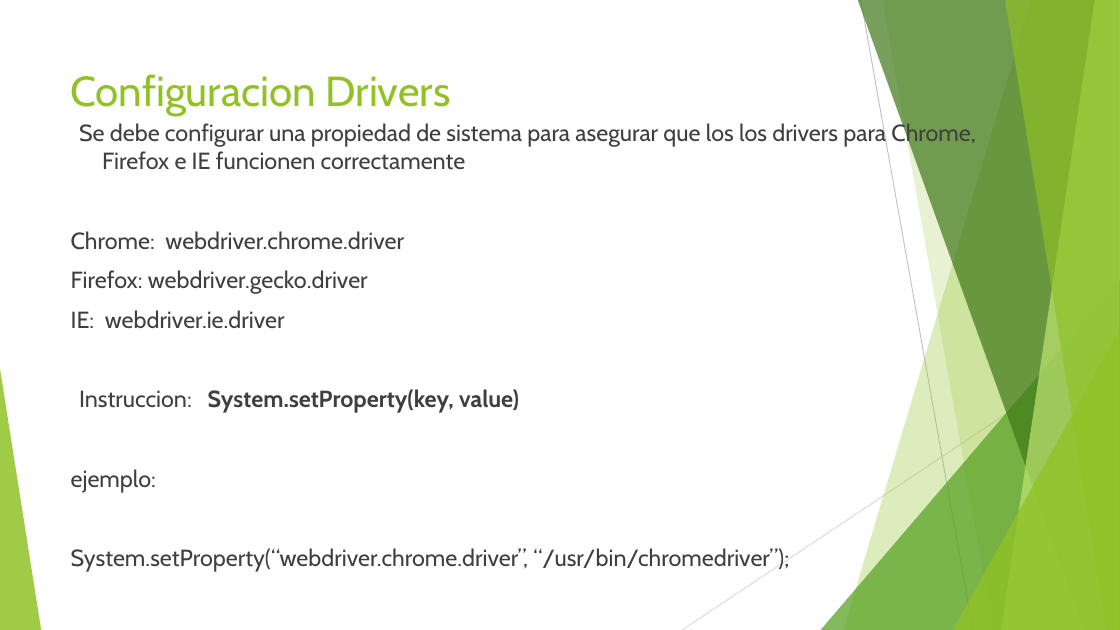
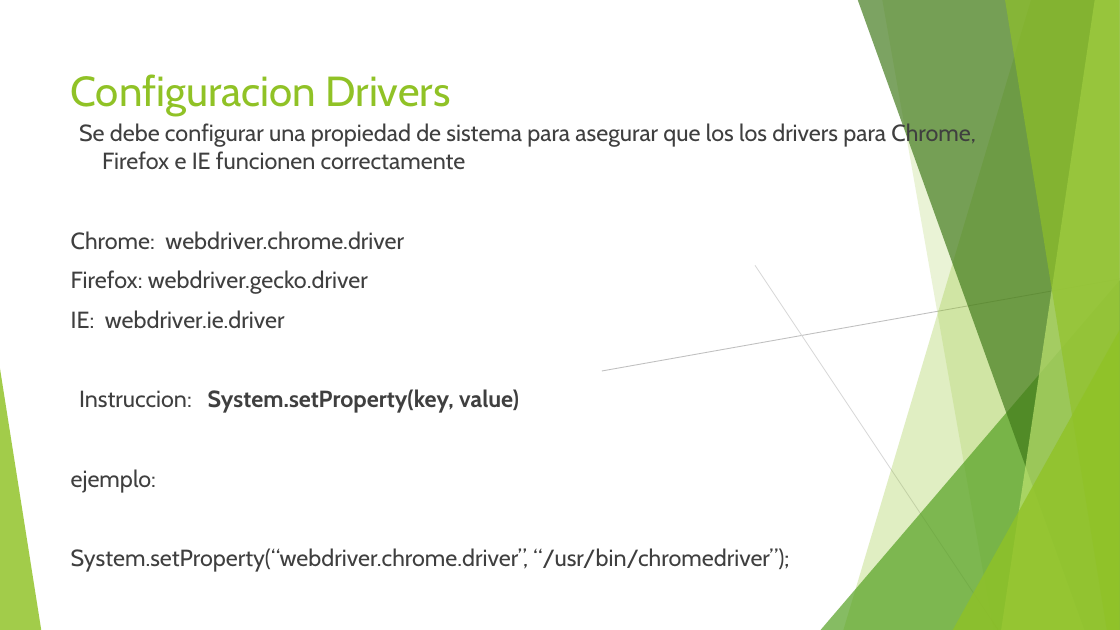
Before and after one commit to jomarnavarro/introWebDriver, a slide deck: slide 5 of presentations/SeleniumModule4b.pptx. Drawn at 1120x630 pixels with LibreOffice and Linux fonts; fonts in the diff are those of the drawing. Boxes give left, top, right and bottom in pixels: in the first picture for what was removed or moved away, otherwise in the second. Text is boxed around its words. In the diff, an @@ line names an element or a change of style, - is before the commit and + after.

```diff
--- a/presentations/SeleniumModule4b.pptx
+++ b/presentations/SeleniumModule4b.pptx
@@ freeform shape at (x1=844, y1=0, x2=1120, y2=630): fill #90C226 at 30% opacity to #90C226 at 28% opacity @@
@@ freeform shape at (x1=858, y1=0, x2=1120, y2=630): fill #3F7818 at 70% opacity to #3F7818 at 68% opacity @@
@@ freeform shape at (x1=882, y1=0, x2=1120, y2=630): fill #90C226 at 20% opacity to #90C226 at 19% opacity @@
@@ text at (x1=79, y1=121, x2=976, y2=413): indent changed @@
@@ line moved from (861, 0) - (973, 630) to (1120, 259) - (602, 371) @@
@@ line moved from (1120, 339) - (682, 630) to (755, 266) - (1047, 630) @@
@@ triangle at (x1=821, y1=280, x2=1120, y2=630): fill #54A021 at 72% opacity to #54A021 at 70% opacity @@
@@ triangle at (x1=953, y1=330, x2=1120, y2=630): fill #90C226 at 80% opacity to #90C226 at 79% opacity @@
```
Also in this commit, not shown: 6 other slides changed, 7 slides removed, 41 other files.
